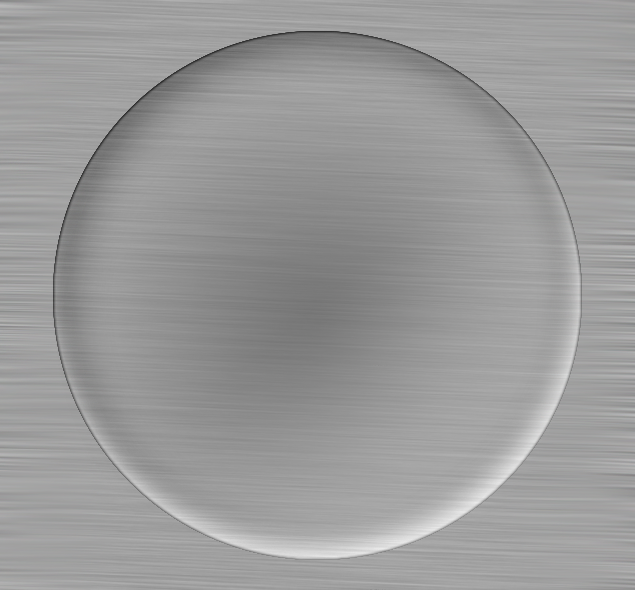
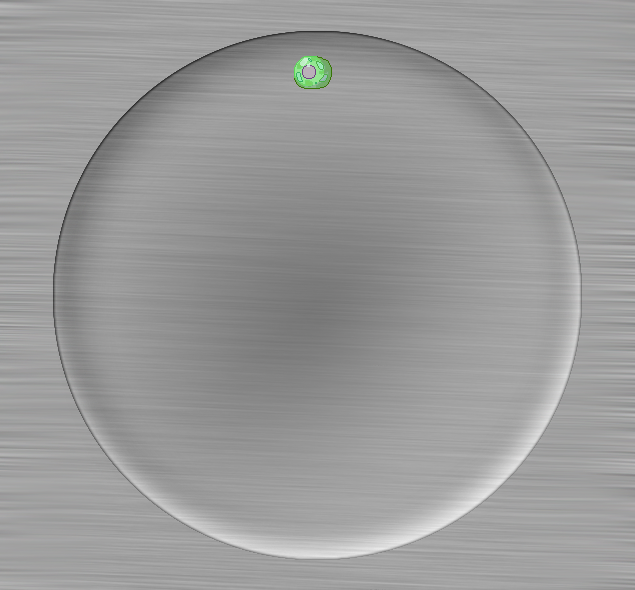
Layered file, before and after one edit (635px x 590px). Changes by layer:
showed "Cell" over box(294, 56, 332, 89)
